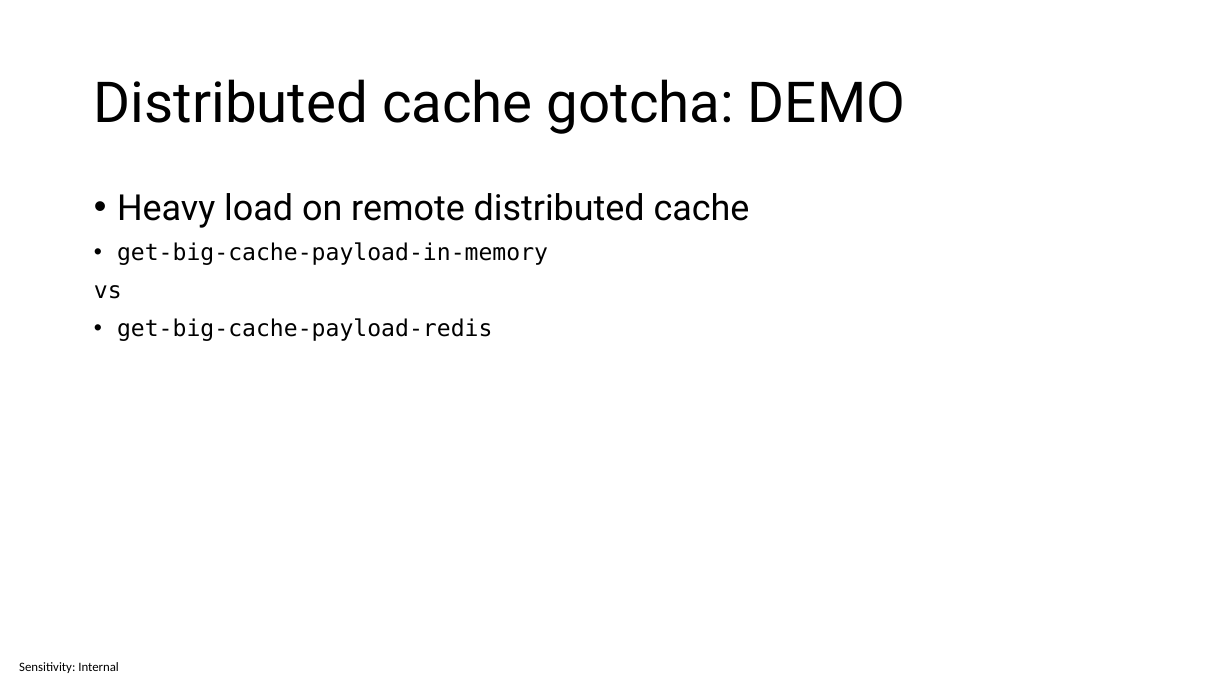
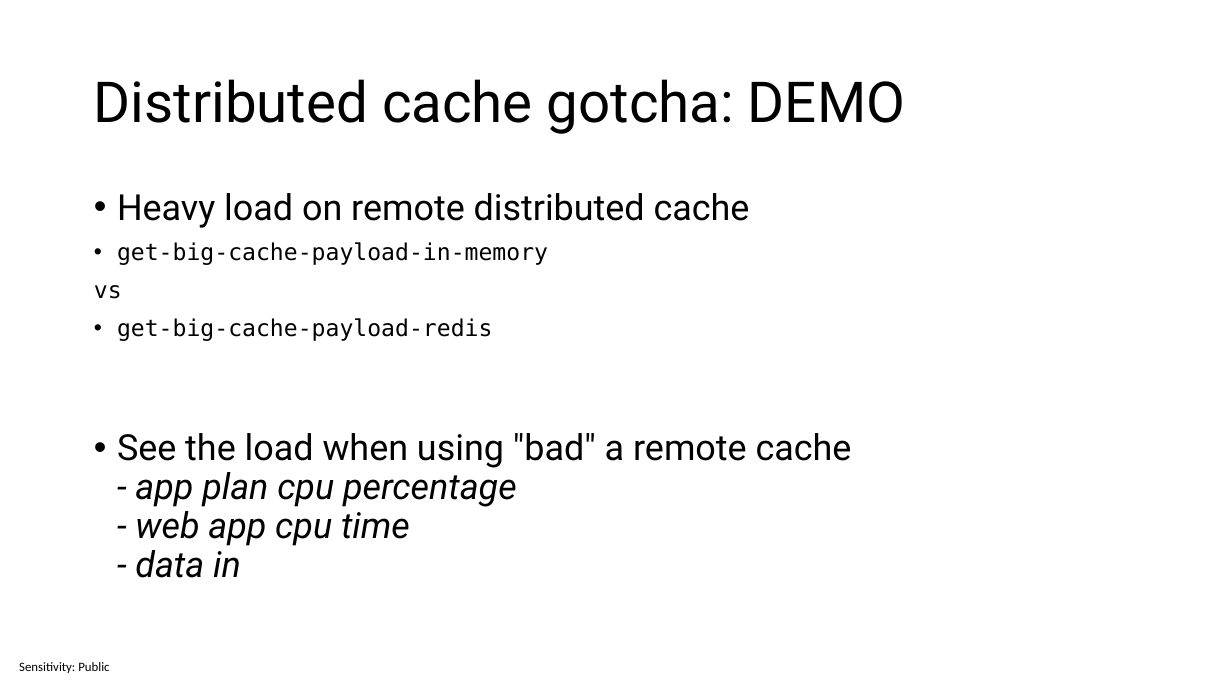
Before and after one commit to sabbadino/cache-like-a-pro-fusion-cache, a slide deck: slide 15 of cache-like-a-pro.pptx. Drawn at 1232x693 pixels with LibreOffice and Linux fonts; fonts in the diff are those of the drawing. Boxes give left, top, right and bottom in pixels: in the first picture for what was removed or moved away, otherwise in the second. Text is boxed around its words. In the diff, an @@ line names an element or a change of style, - is before the commit and + after.

```diff
--- a/cache-like-a-pro.pptx
+++ b/cache-like-a-pro.pptx
@@ text at [117, 433, 852, 578]: paragraph added @@
+• See the load when using "bad" a remote cache
+  - app plan cpu percentage
+  - web app cpu time
+  - data in
@@ text at [19, 662, 109, 673]: text changed @@
-Sensitivity: Internal
+Sensitivity: Public
```
Also in this commit, not shown: 38 other slides changed, 4 slides added, 1 other file.
